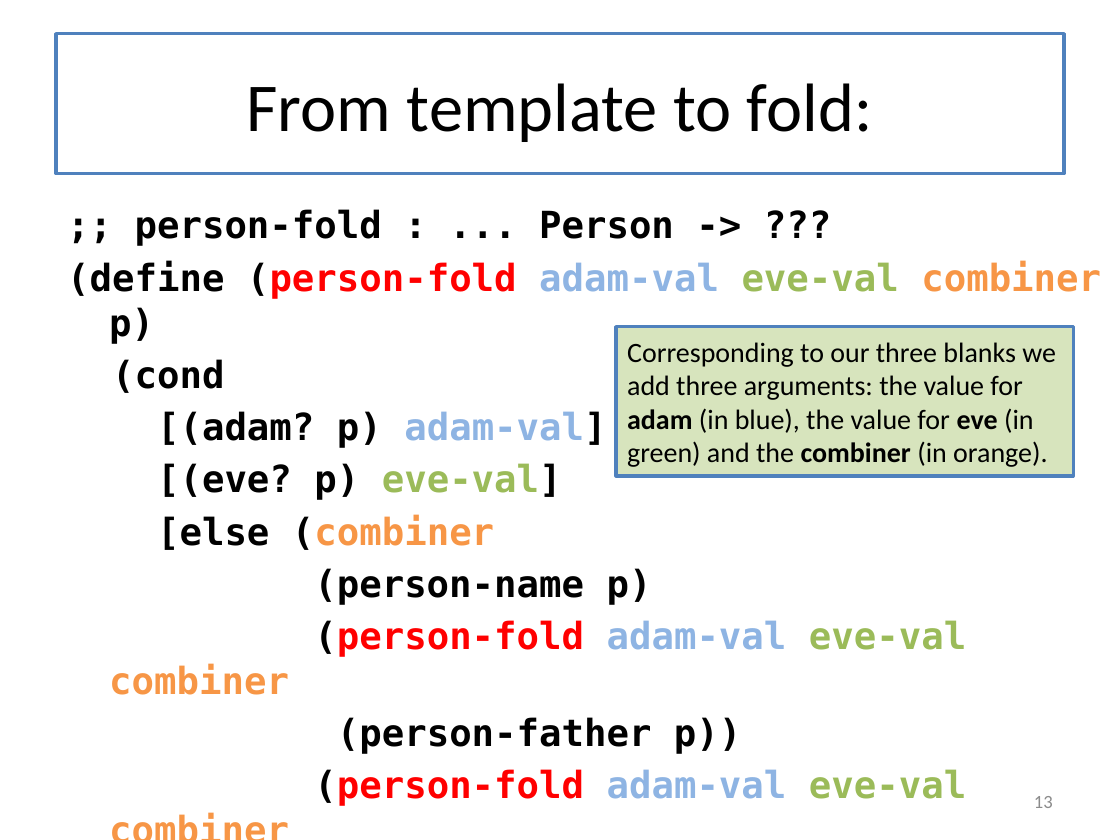
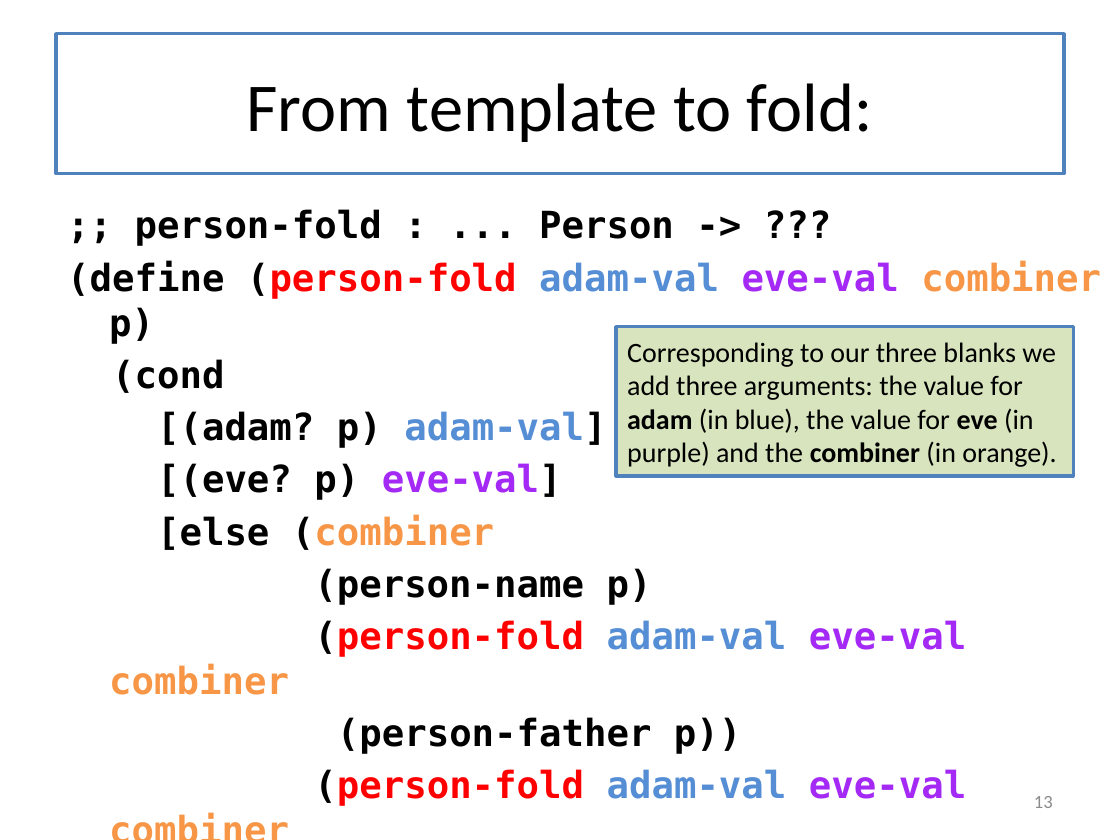
Before and after one commit to mwand/cs5010f16, a slide deck: slide 13 of Slides/Lesson 6.3 From Templates to Folds.pptx. Drawn at 1120x840 pixels with LibreOffice and Linux fonts; fonts in the diff are those of the drawing. Boxes give left, top, right and bottom in pixels: in the first picture for what was removed or moved away, otherwise in the second. Text is boxed around its words. In the diff, an @@ line names an element or a change of style, - is before the commit and + after.

```diff
--- a/Slides/Lesson 6.3 From Templates to Folds.pptx
+++ b/Slides/Lesson 6.3 From Templates to Folds.pptx
@@ text at [67, 261, 1101, 806]: text colour #8EB4E3 to #558ED5 in "adam-val", "adam-val]", "adam-val", "adam-val"; text colour #9BBB59 to #A429F5 in "eve-val", "eve-val]", "eve-val", "eve-val" @@
@@ text in rectangle at [627, 342, 1056, 467]: text changed @@
-Corresponding to our three blanks we add three arguments: the value for adam (in blue), the value for eve (in green) and the combiner (in orange).
+Corresponding to our three blanks we add three arguments: the value for adam (in blue), the value for eve (in purple) and the combiner (in orange).
```
Also in this commit, not shown: 8 other slides changed, 5 other files.
